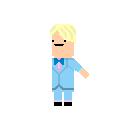
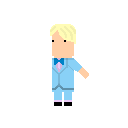
Revision of a layered 128 x 128 image; what changed, layer by layer:
painted on "Layer 1" over [54, 44, 64, 46]
